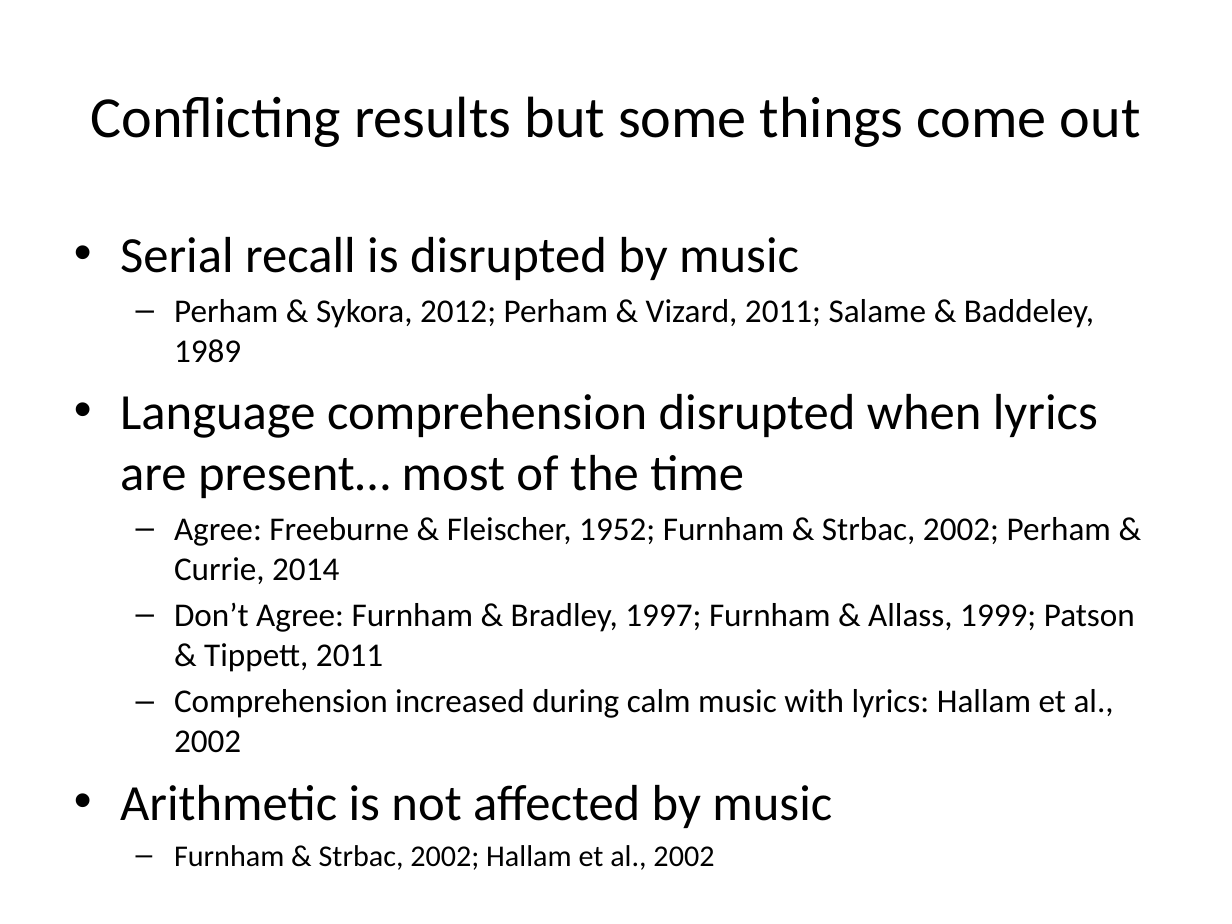
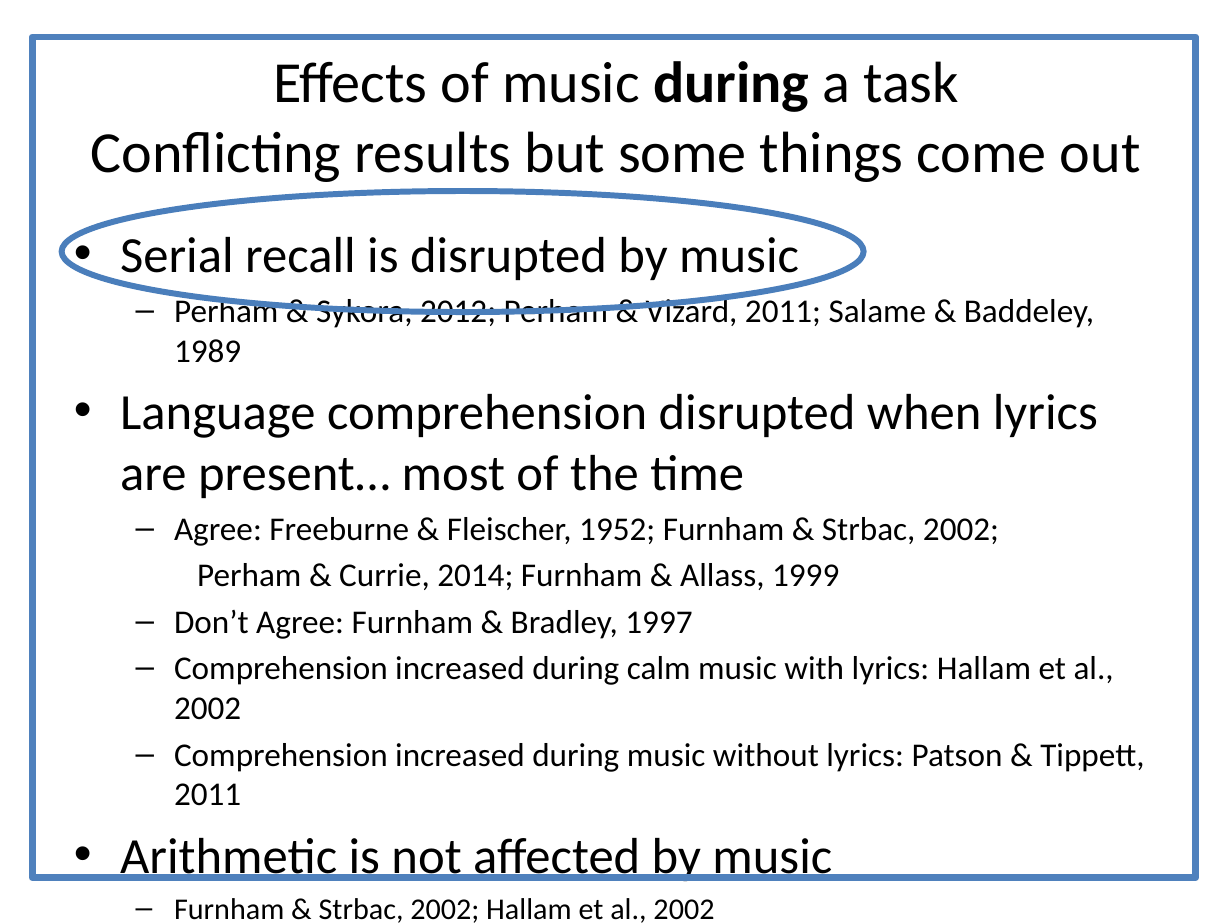
Before and after one commit to asternin/PhDProject, a slide deck: slide 6 of Meetings/22.08.2016-LabRetreat.pptx. Drawn at 1232x924 pixels with LibreOffice and Linux fonts; fonts in the diff are those of the drawing. Boxes give left, top, right and bottom in pixels: in the first picture for what was removed or moved away, otherwise in the second. Text is boxed around its words. In the diff, an @@ line names an element or a change of style, - is before the commit and + after.

```diff
--- a/Meetings/22.08.2016-LabRetreat.pptx
+++ b/Meetings/22.08.2016-LabRetreat.pptx
@@ rectangle added at (32, 37, 1195, 877), outline #4F81BD 4 pt @@
@@ title at (91, 61, 1141, 182): text changed @@
-Conflicting results but some things come out
+Effects of music during a task
+Conflicting results but some things come out
@@ ellipse added at (62, 191, 864, 312), outline #4B7EBC 3.5 pt @@
@@ text at (174, 517, 999, 639): text changed @@
-  – Agree: Freeburne & Fleischer, 1952; Furnham & Strbac, 2002; Perham & Currie, 2014
-  – Don’t Agree: Furnham & Bradley, 1997; Furnham & Allass, 1999; Patson & Tippett, 2011
+  – Agree: Freeburne & Fleischer, 1952; Furnham & Strbac, 2002;
+  Perham & Currie, 2014; Furnham & Allass, 1999
+  – Don’t Agree: Furnham & Bradley, 1997
@@ text at (174, 743, 1144, 806): paragraph added @@
+  – Comprehension increased during music without lyrics: Patson & Tippett, 2011
```
Also in this commit, not shown: 4 other slides changed, 3 slides added, 3 slides removed, 8 other files.
